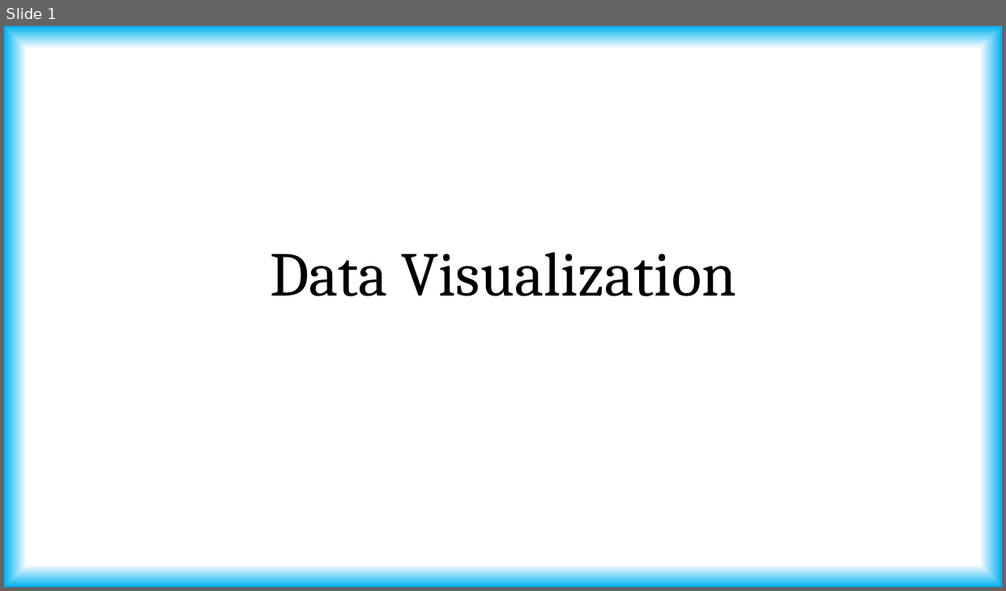
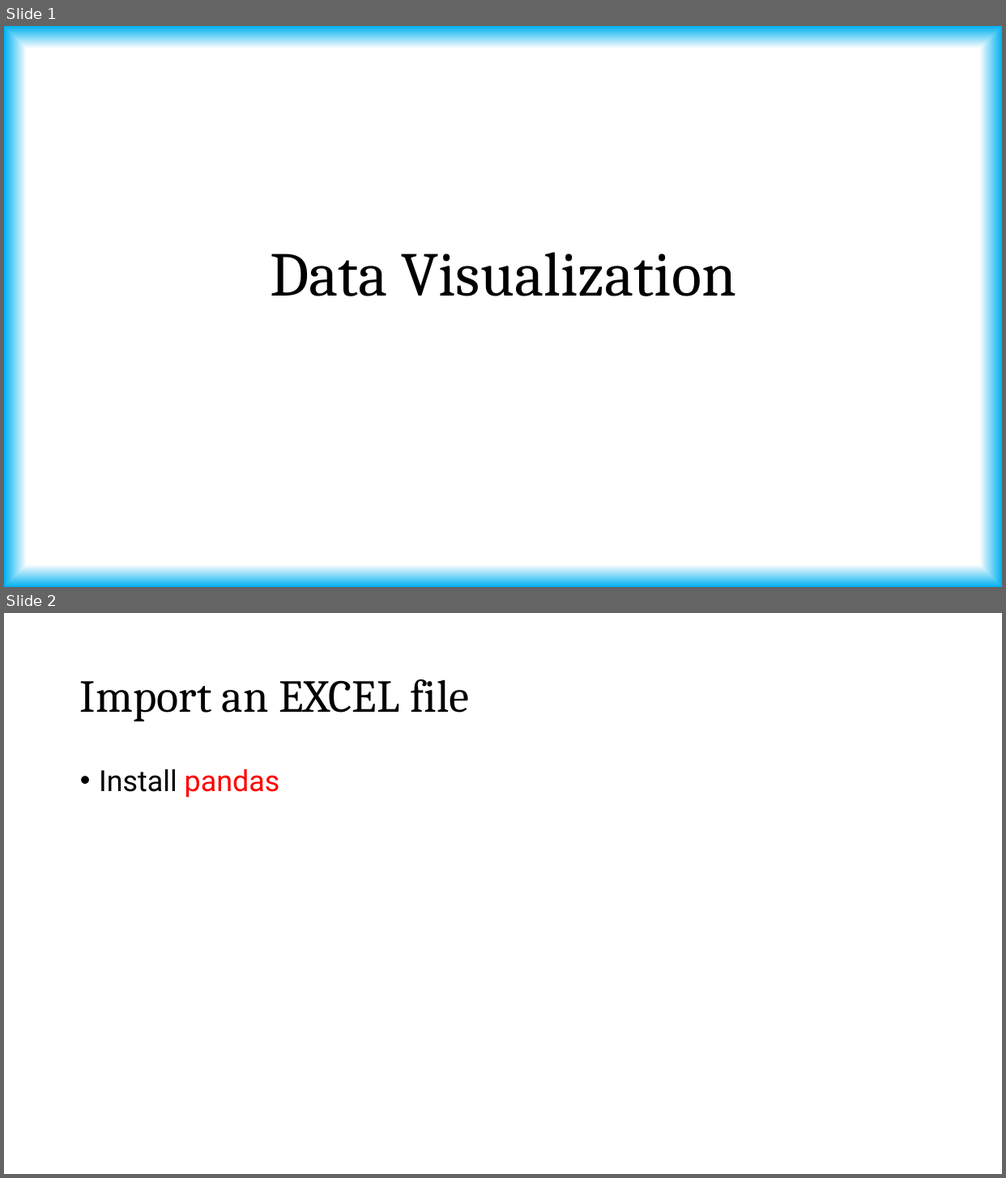
Before and after one commit to tanmoyie/Applied-Statistics, a slide deck: Introduction to Data Visualization with Python.pptx. Shown one above the other, each under a label of ours: slide 1 before the commit, slides 1 and 2 after it. The pictures are 1006x591 and 1006x1178 pixels, drawn with LibreOffice and Linux fonts; fonts in the diff are those of the drawing. Boxes give left, top, right and bottom in pixels: in the first picture for what was removed or moved away, otherwise in the second. Text is boxed around its words. In the diff, an @@ line names an element or a change of style, - is before the commit and + after.

```diff
--- a/Introduction to Data Visualization with Python.pptx
+++ b/Introduction to Data Visualization with Python.pptx
@@ slide 2 added at (4,613,1002,1174), background #FFFFFF @@
@@ title added at (80,679,470,722), 44 pt, text #000000 @@
+Import an EXCEL file
@@ text added at (99,769,280,798), 28 pt, text #000000 @@
+• Install pandas
```
Also in this commit, not shown: 1 slide changed, 3 other slides added, 2 other files.
